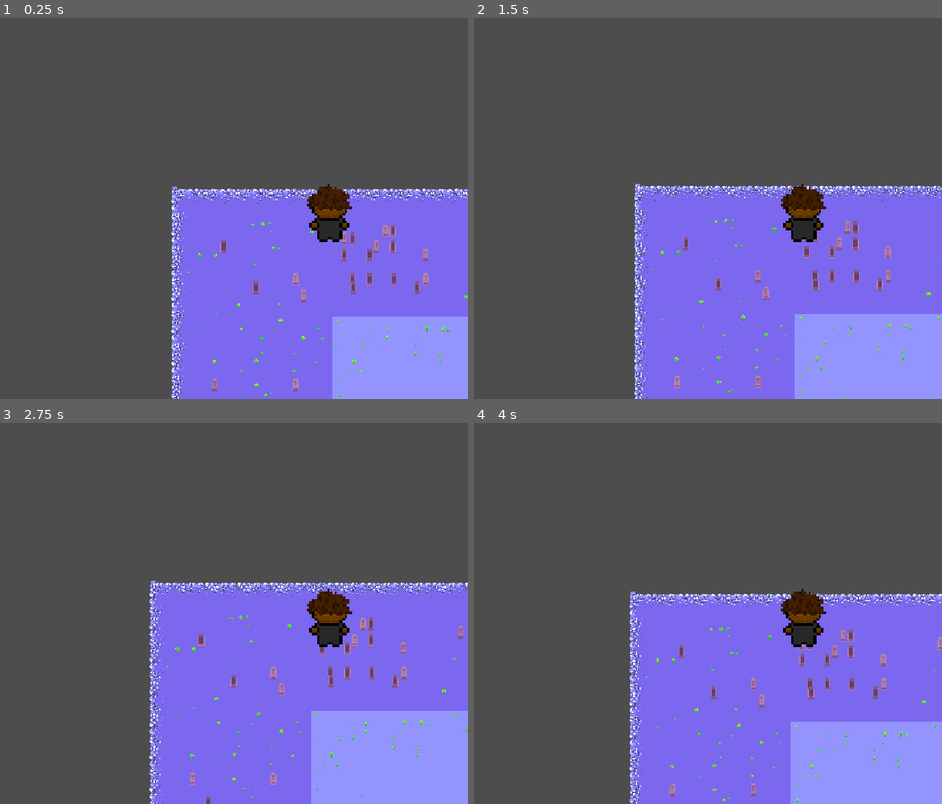
Above: before the commit, frames 1-4 (two rows, left to right).
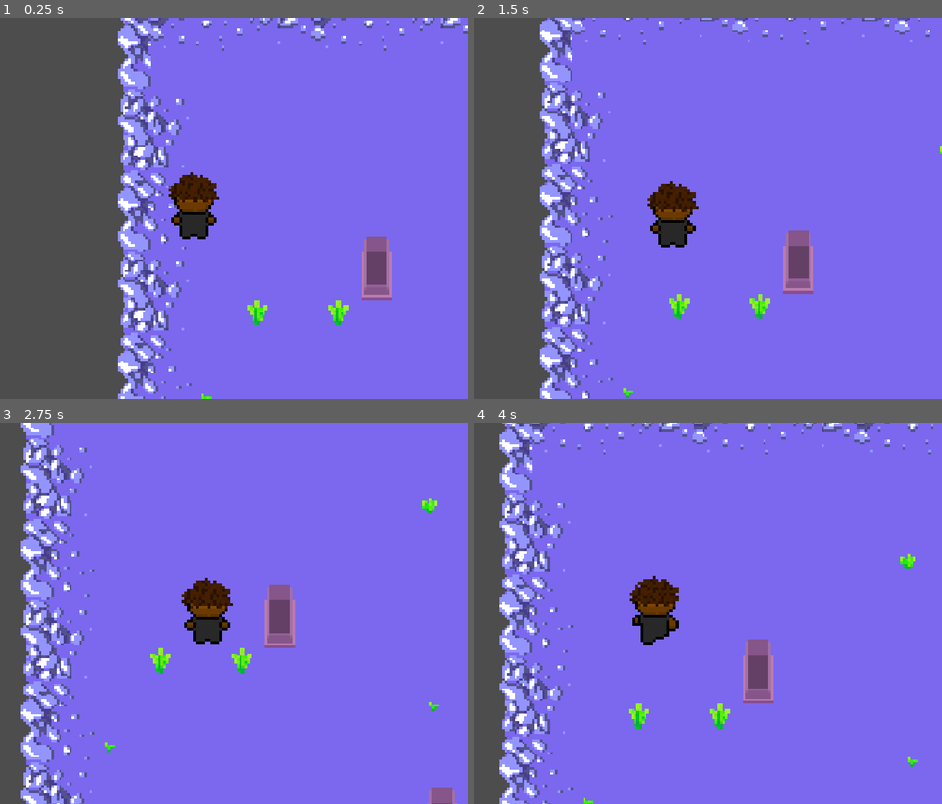
Above: after the commit, the same moments.

Repository: YoYo-Head/The-Dark-Underworld
Game: Godot game, scene res://scenes/rings/outer_ring_scene.tscn
The game is run twice, just before and just after one commit, with the same random seed, the same clock (stepped at 60 frames per second) and the same inputs.
Inputs:
- Up to frame 1 (0.25 s): no input
- Up to frame 2 (1.5 s): tap Enter at 0.5 s; hold Right (ui_right) 0.53-1.28 s; hold Down (ui_down) from 1.28 s (still down)
- Up to frame 3 (2.75 s): release Down (ui_down) at 2.03 s; hold Right (ui_right) from 2.03 s (still down)
- Up to frame 4 (4 s): release Right (ui_right) at 2.78 s; hold Up (ui_up) 2.78-3.53 s; hold Left (ui_left) from 3.53 s (still down)

The runs differ from the first frame. In frame 1, 51% of the frame differs, in the area x 25-100%, y 0-100%; in frame 2, 62%; in frame 3, 70%, in the area x 4-100%, y 0-100%; in frame 4, 70%.

Commit message:
walking animation

Diff:
--- a/scenes/rings/outer_ring_scene.tscn
+++ b/scenes/rings/outer_ring_scene.tscn
@@ -1864,6 +1864,7 @@
 11:4/0 = 0
 13:4/size_in_atlas = Vector2i(1, 2)
 13:4/0 = 0
+13:4/0/physics_layer_0/polygon_0/points = PackedVector2Array(-8, -0.60936165, -6.877077, -8, 4.4396324, -8, 4.4396324, 8, -8, 8)
 15:4/0 = 0
 17:4/0 = 0
 19:4/0 = 0
@@ -2170,10 +2171,13 @@
 13:21/0 = 0
 14:2/size_in_atlas = Vector2i(1, 2)
 14:2/0 = 0
+14:2/0/physics_layer_0/polygon_0/points = PackedVector2Array(-4.091427, -8, 6.877079, -8, 6.3547688, 8, -4.2655296, 8)
 12:0/size_in_atlas = Vector2i(2, 2)
 12:0/0 = 0
+12:0/0/physics_layer_0/polygon_0/points = PackedVector2Array(-5.6583557, -8, 5.6583557, -8, 5.484253, 8, -6.0065613, 8)
 17:6/size_in_atlas = Vector2i(1, 2)
 17:6/0 = 0
+17:6/0/physics_layer_0/polygon_0/points = PackedVector2Array(-8, -8, 4.78784, -8, 4.2655296, 8, -8, 8)
 
 [sub_resource type="TileSetAtlasSource" id="TileSetAtlasSource_2ajm4"]
 texture = ExtResource("4_laadn")
@@ -2300,6 +2304,7 @@
 7:2/0 = 0
 
 [sub_resource type="TileSet" id="TileSet_23vcb"]
+physics_layer_0/collision_layer = 1
 sources/0 = SubResource("TileSetAtlasSource_qchm1")
 sources/1 = SubResource("TileSetAtlasSource_2ajm4")
 
@@ -2307,8 +2312,8 @@
 
 [node name="MainCharacter" parent="." unique_id=1542135557 instance=ExtResource("1_lg0ur")]
 z_index = 1
-position = Vector2(15, 10)
-scale = Vector2(4.9487514, 4.7311735)
+position = Vector2(0.99999714, 62)
+scale = Vector2(1.1325027, 1.0951846)
 
 [node name="ground" type="TileMapLayer" parent="." unique_id=1896977773]
 tile_map_data = PackedByteArray("AAD+//7/AgAOAAsAAAD+////AgAOAAwAAAD///7/AgALAA4AAAD/////AgALAA8AAAD+/wAAAgAOAA0AAAD+/w …(63520 unchanged characters)…
--- a/visuals/character/main_character.gd
+++ b/visuals/character/main_character.gd
@@ -6,11 +6,17 @@
 func _physics_process(delta: float) -> void:
 	handle_input()
 
+
 	move_and_slide()
 
 func handle_input():
 	var moveDirection = Input.get_vector("ui_left", "ui_right", "ui_up", "ui_down")
 	velocity = moveDirection * speed
+
+	if velocity.length() > 0:
+		$AnimatedSprite2D.play()
+	else:
+		$AnimatedSprite2D.stop()
 
 
 
--- a/visuals/character/main_character.tscn
+++ b/visuals/character/main_character.tscn
@@ -33,13 +33,15 @@
 script = ExtResource("1_g14uk")
 
 [node name="CollisionShape2D" type="CollisionShape2D" parent="." unique_id=2125541277]
-position = Vector2(53.75, 10)
+position = Vector2(0, 6)
 shape = SubResource("RectangleShape2D_ih6pl")
 disabled = true
 
 [node name="Camera2D" type="Camera2D" parent="." unique_id=1725984692]
+zoom = Vector2(5, 5)
+position_smoothing_enabled = true
 
 [node name="AnimatedSprite2D" type="AnimatedSprite2D" parent="." unique_id=1896573092]
-position = Vector2(53, 4)
+position = Vector2(-1, 1)
 sprite_frames = SubResource("SpriteFrames_23vcb")
-frame_progress = 0.656209
+frame_progress = 0.31332392
